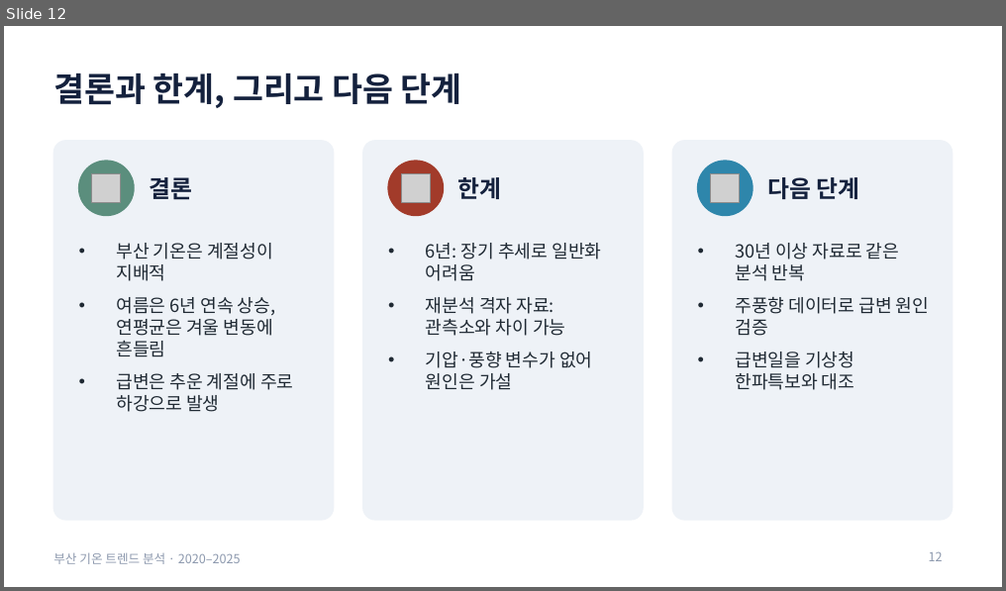
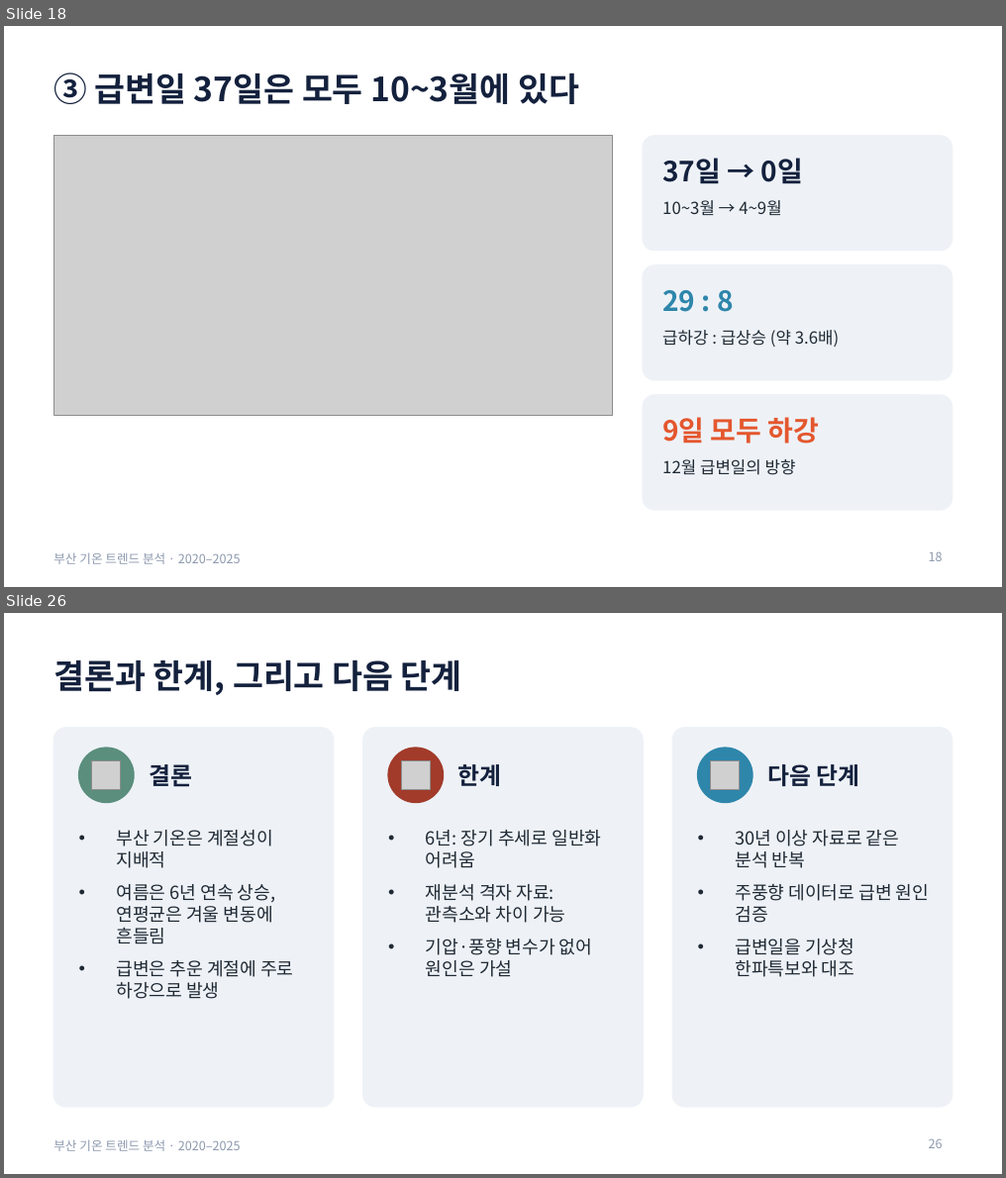
Before and after one commit to 17lucky71/busan-temperature-trend, a slide deck: docs/presentation.pptx. Shown one above the other, each under a label of ours: slide 12 before the commit, slides 18 and 26 after it; the slides between them are not shown. The pictures are 1006x591 and 1006x1178 pixels, drawn with LibreOffice and Linux fonts; fonts in the diff are those of the drawing; grey boxes stand for pictures. Boxes give left, top, right and bottom in pixels: in the first picture for what was removed or moved away, otherwise in the second. Text is boxed around its words. In the diff, an @@ line names an element or a change of style, - is before the commit and + after.

```diff
--- a/docs/presentation.pptx
+++ b/docs/presentation.pptx
@@ slide 18 added at [4,26,1002,587], background #FFFFFF; not listed: 1 template element that a slide beside it also shows @@
@@ title added at [54,73,579,104], 24 pt, text #14213D, bold @@
+③ 급변일 37일은 모두 10~3월에 있다
@@ picture added at [54,136,613,415] @@
@@ rounded rectangle added at [643,136,952,251], fill #EEF2F7, outline #EEF2F7 1 pt @@
@@ text added at [662,158,803,184], 20 pt, text #14213D, bold @@
+37일 → 0일
@@ text added at [662,200,781,215], 12 pt, text #1F2933 @@
+10~3월 → 4~9월
@@ rounded rectangle added at [643,266,952,380], fill #EEF2F7, outline #EEF2F7 1 pt @@
@@ text added at [662,290,734,312], 20 pt, text #2E86AB, bold @@
+29 : 8
@@ text added at [662,330,839,347], 12 pt, text #1F2933 @@
+급하강 : 급상승 (약 3.6배)
@@ rounded rectangle added at [643,395,952,510], fill #EEF2F7, outline #EEF2F7 1 pt @@
@@ text added at [662,417,820,444], 20 pt, text #E4572E, bold @@
+9일 모두 하강
@@ text added at [662,460,796,475], 12 pt, text #1F2933 @@
+12월 급변일의 방향
@@ page number added at [929,553,943,562], 9 pt, text #8D99AE @@
+18
@@ what was slide 12 is now slide 26 @@
@@ page number at [929,1139,943,1149]: text changed @@
-12
+26
```
Also in this commit, not shown: 9 slides changed, 13 other slides added.
